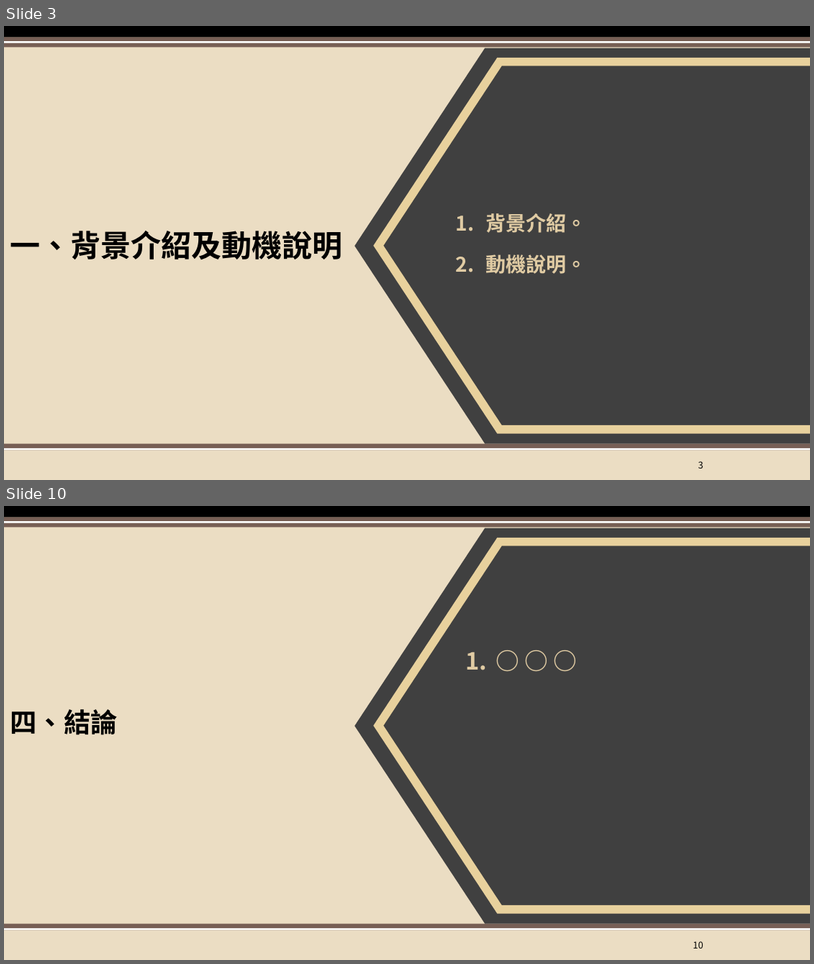
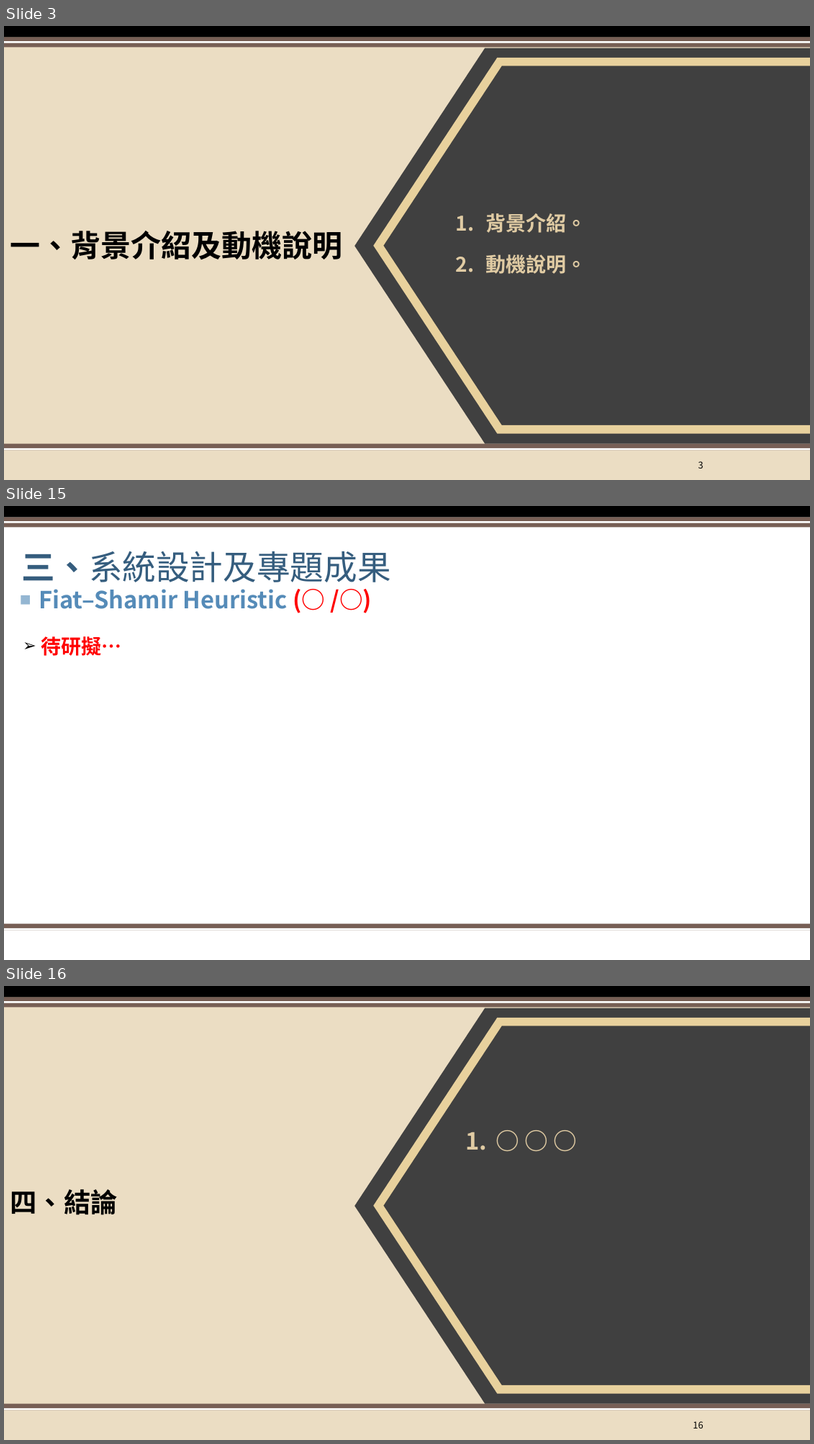
Before and after one commit to XXXaBg3619/ZKP, a slide deck: 密碼學期末專題簡報.pptx. Shown one above the other, each under a label of ours: slides 3 and 10 before the commit, slides 3, 15 and 16 after it; the slides between them are not shown. The pictures are 814x964 and 814x1444 pixels, drawn with LibreOffice and Linux fonts; fonts in the diff are those of the drawing; background and template pictures are left out. Boxes give left, top, right and bottom in pixels: in the first picture for what was removed or moved away, otherwise in the second. Text is boxed around its words. In the diff, an @@ line names an element or a change of style, - is before the commit and + after.

```diff
--- a/密碼學期末專題簡報.pptx
+++ b/密碼學期末專題簡報.pptx
@@ slide 15 added at box(4, 506, 810, 960), background #FFFFFF; not listed: 5 template elements that a slide beside it also shows @@
@@ title added at box(22, 551, 391, 582), 40 pt, text #355D7E @@
+三、系統設計及專題成果
@@ text added at box(39, 589, 288, 609), 28 pt, text #558BB8, bold @@
+■ Fiat–Shamir Heuristic (○ /○)
@@ text added at box(41, 636, 121, 656), 24 pt, text #FF0000, bold @@
+  ➢ 待研擬…
@@ page number added at box(648, 937, 710, 952), 11 pt, text #FFFFFF @@
+15
@@ what was slide 10 is now slide 16 @@
@@ page number at box(693, 1421, 703, 1428): text changed @@
-10
+16
```
Also in this commit, not shown: 6 slides changed, 5 other slides added.
